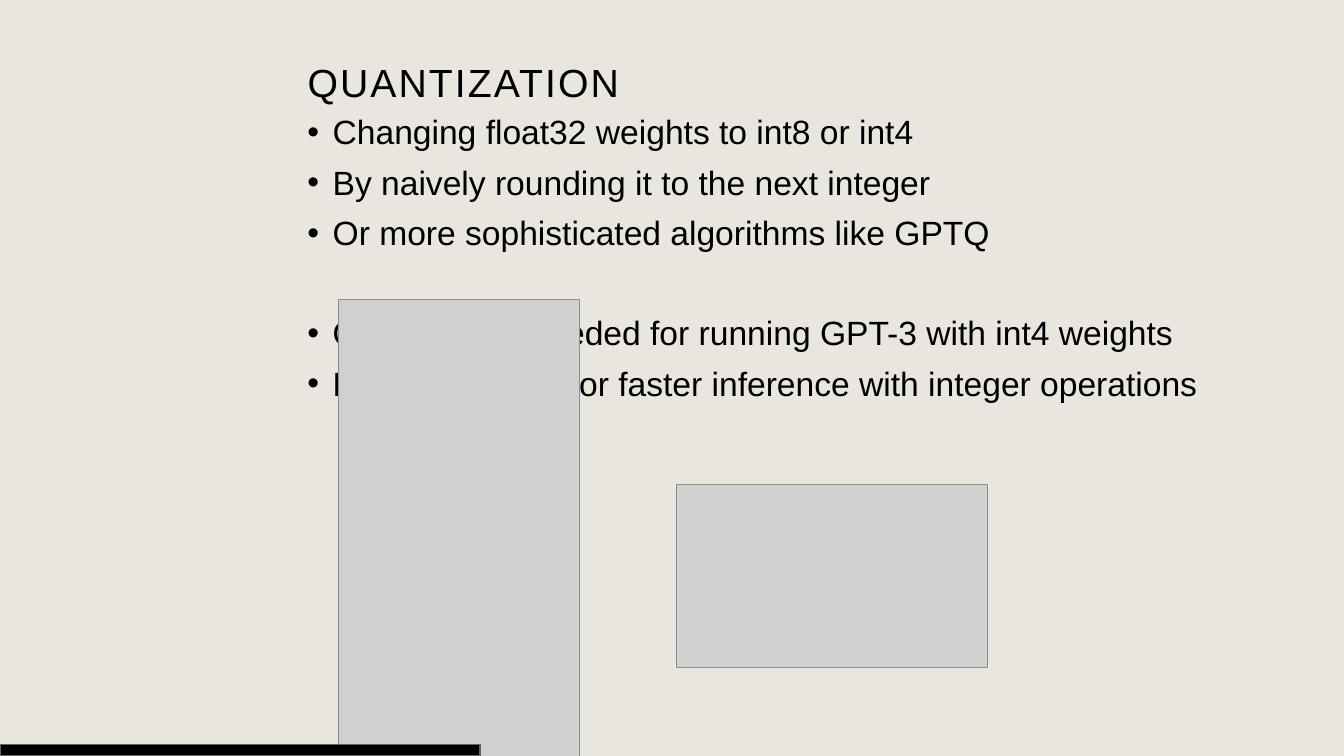
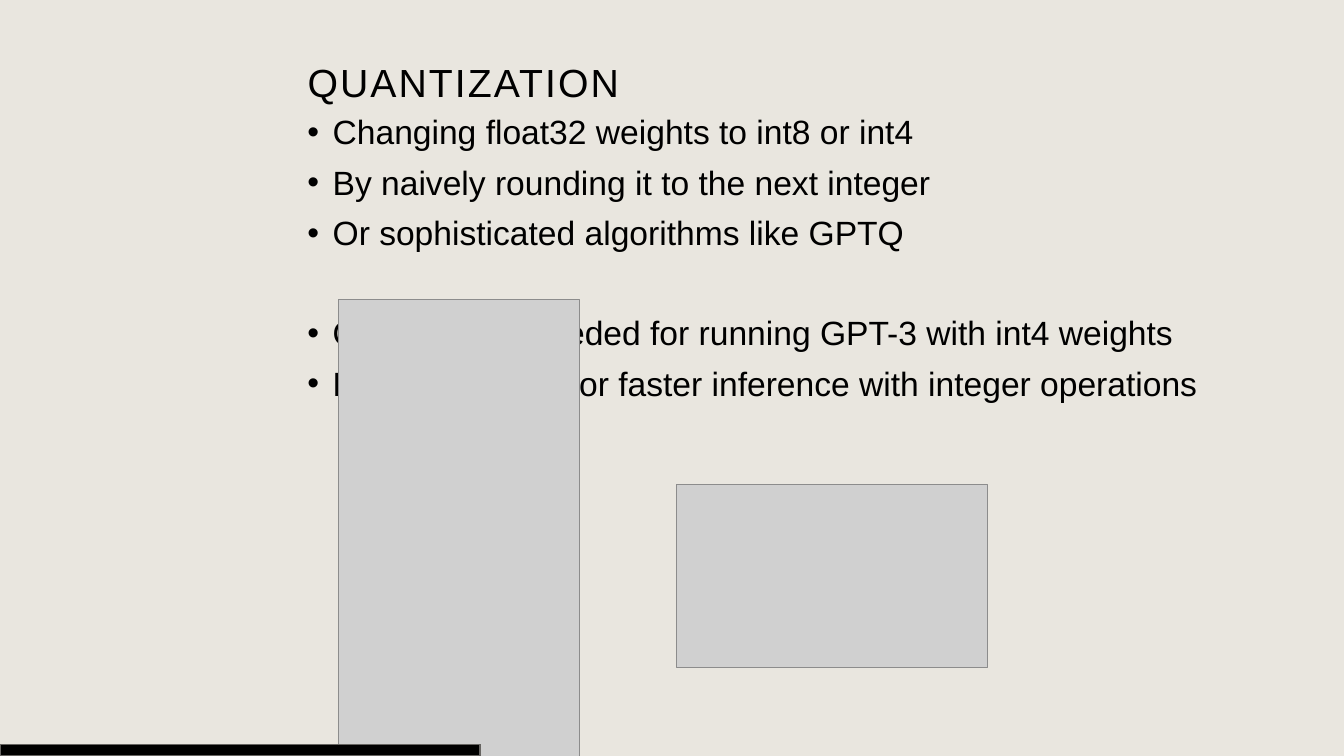
Before and after one commit to p0017/11918494_nanoGPTQ, a slide deck: slide 5 of report/presentation_without_macros.pptx. Drawn at 1344x756 pixels with LibreOffice and Linux fonts; fonts in the diff are those of the drawing; grey boxes stand for pictures; background and template pictures are left out. Boxes give left, top, right and bottom in pixels: in the first picture for what was removed or moved away, otherwise in the second. Text is boxed around its words. In the diff, an @@ line names an element or a change of style, - is before the commit and + after.

Commit message:
Typo fix

```diff
--- a/report/presentation_without_macros.pptx
+++ b/report/presentation_without_macros.pptx
@@ text at (333, 220, 904, 252): text changed @@
-• Or more sophisticated algorithms like GPTQ
+• Or sophisticated algorithms like GPTQ
```
